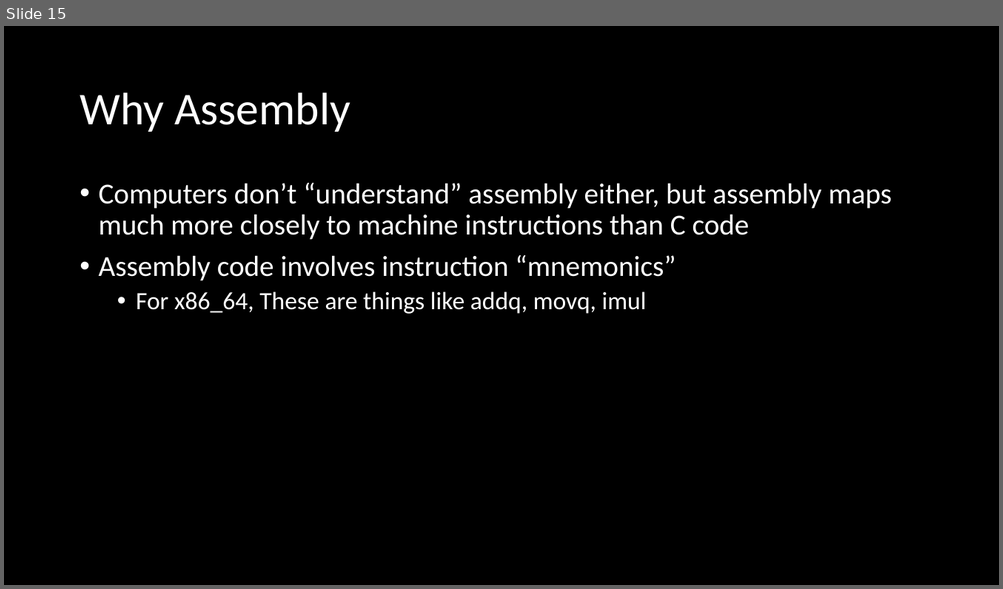
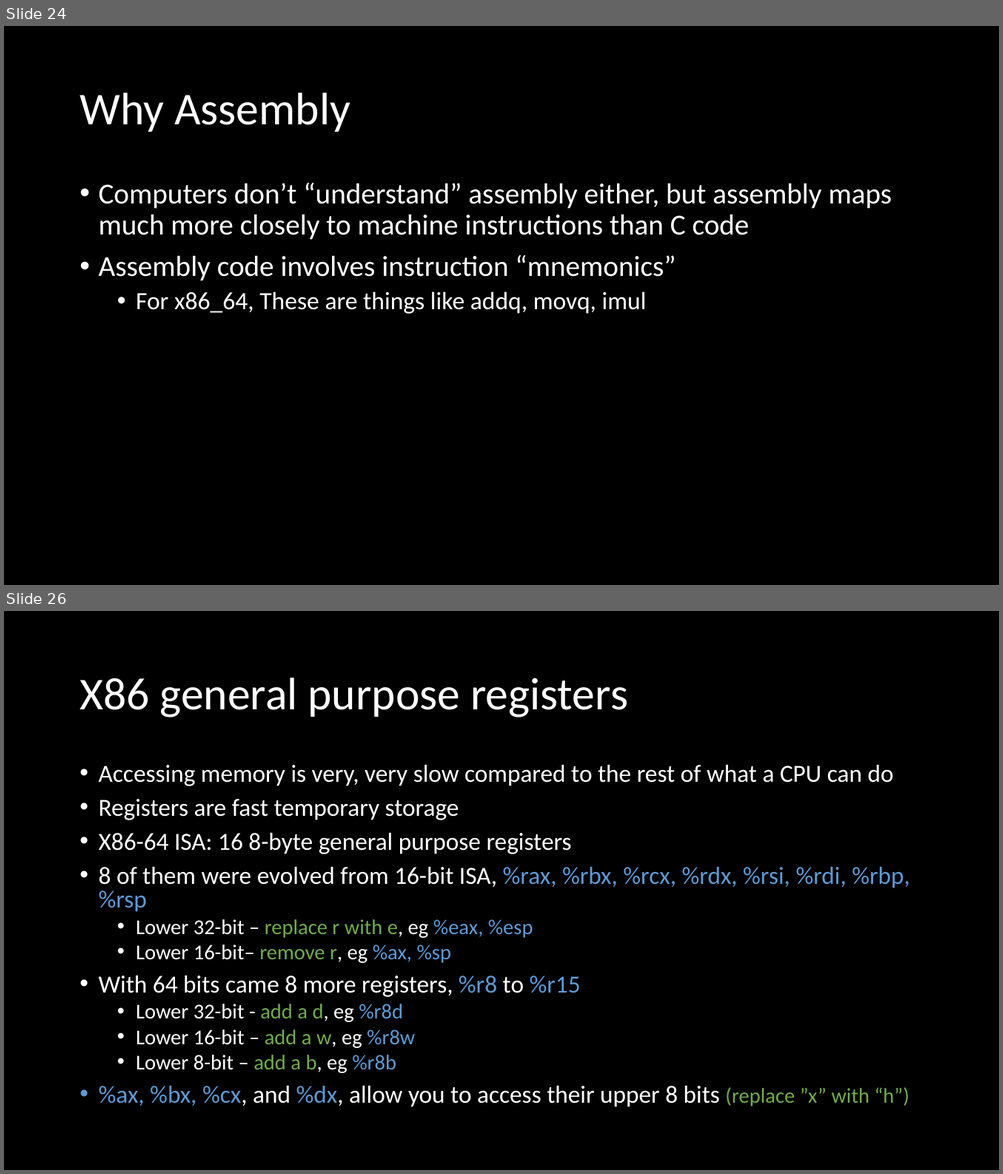
Before and after one commit to NYU-CSO/nyu-cso.github.io, a slide deck: rec-notes/r07.pptx. Shown one above the other, each under a label of ours: slide 15 before the commit, slides 24 and 26 after it; the slides between them are not shown. The pictures are 1003x589 and 1003x1174 pixels, drawn with LibreOffice and Linux fonts; fonts in the diff are those of the drawing. Boxes give left, top, right and bottom in pixels: in the first picture for what was removed or moved away, otherwise in the second. Text is boxed around its words. In the diff, an @@ line names an element or a change of style, - is before the commit and + after.

```diff
--- a/rec-notes/r07.pptx
+++ b/rec-notes/r07.pptx
@@ slide 26 added at <box>4,611,999,1170</box>, background #000000 @@
@@ title added at <box>79,678,628,718</box>, 44 pt, text #FFFFFF @@
+X86 general purpose registers
@@ text added at <box>99,765,910,1108</box>, 23.8 pt, text #FFFFFF @@
+• Accessing memory is very, very slow compared to the rest of what a CPU can do
+• Registers are fast temporary storage
+• X86-64 ISA: 16 8-byte general purpose registers
+• 8 of them were evolved from 16-bit ISA, %rax, %rbx, %rcx, %rdx, %rsi, %rdi, %rbp, %rsp
+  • Lower 32-bit – replace r with e, eg %eax, %esp
+  • Lower 16-bit– remove r, eg %ax, %sp
+• With 64 bits came 8 more registers, %r8 to %r15
+  • Lower 32-bit - add a d, eg %r8d
+  • Lower 16-bit – add a w, eg %r8w
+  • Lower 8-bit – add a b, eg %r8b
+• %ax, %bx, %cx, and %dx, allow you to access their upper 8 bits (replace ”x” with “h”)
@@ what was slide 15 is now slide 24 @@
```
Also in this commit, not shown: 16 slides changed, 24 other slides added, 9 slides removed, 1 other file.
